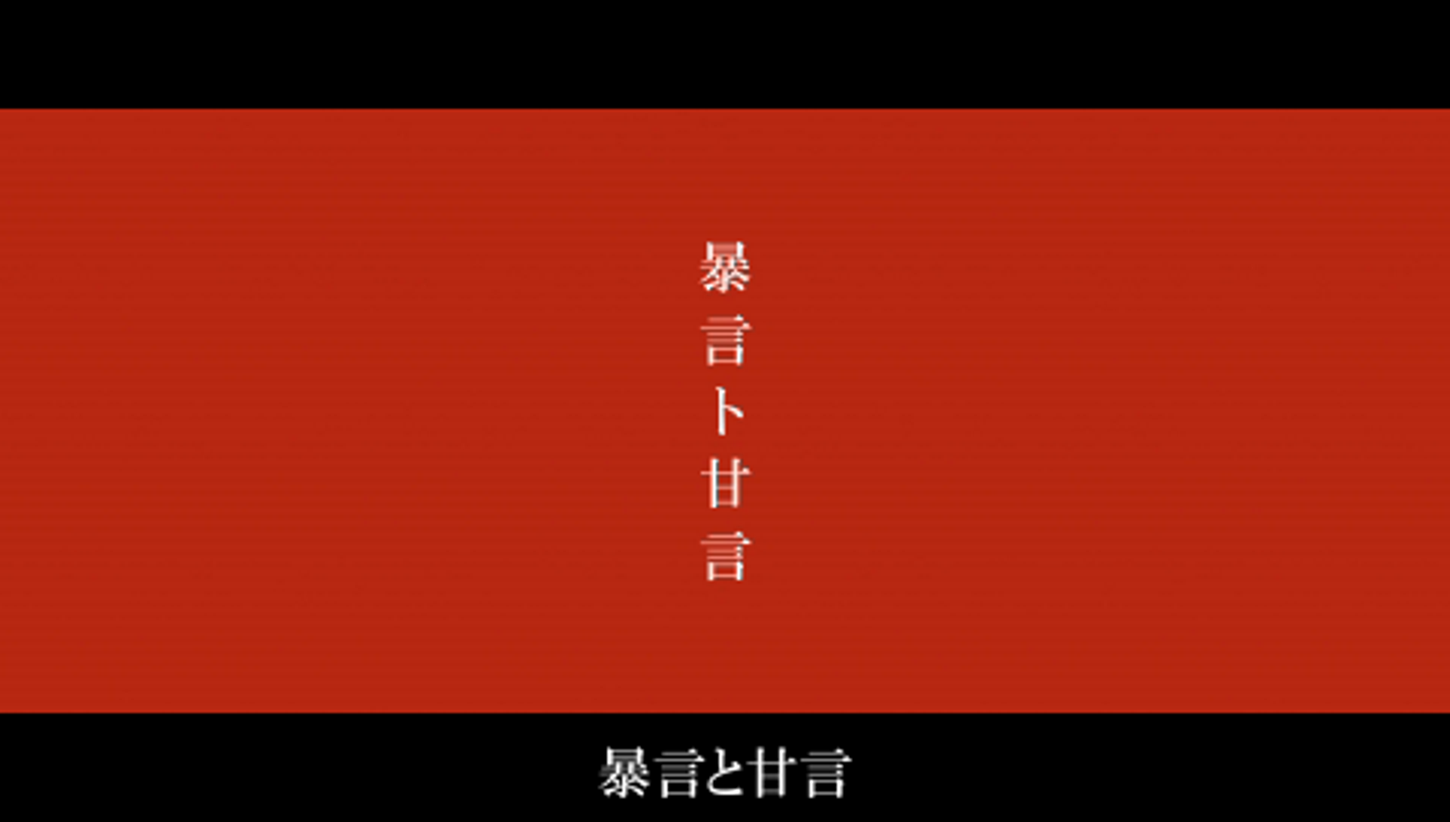
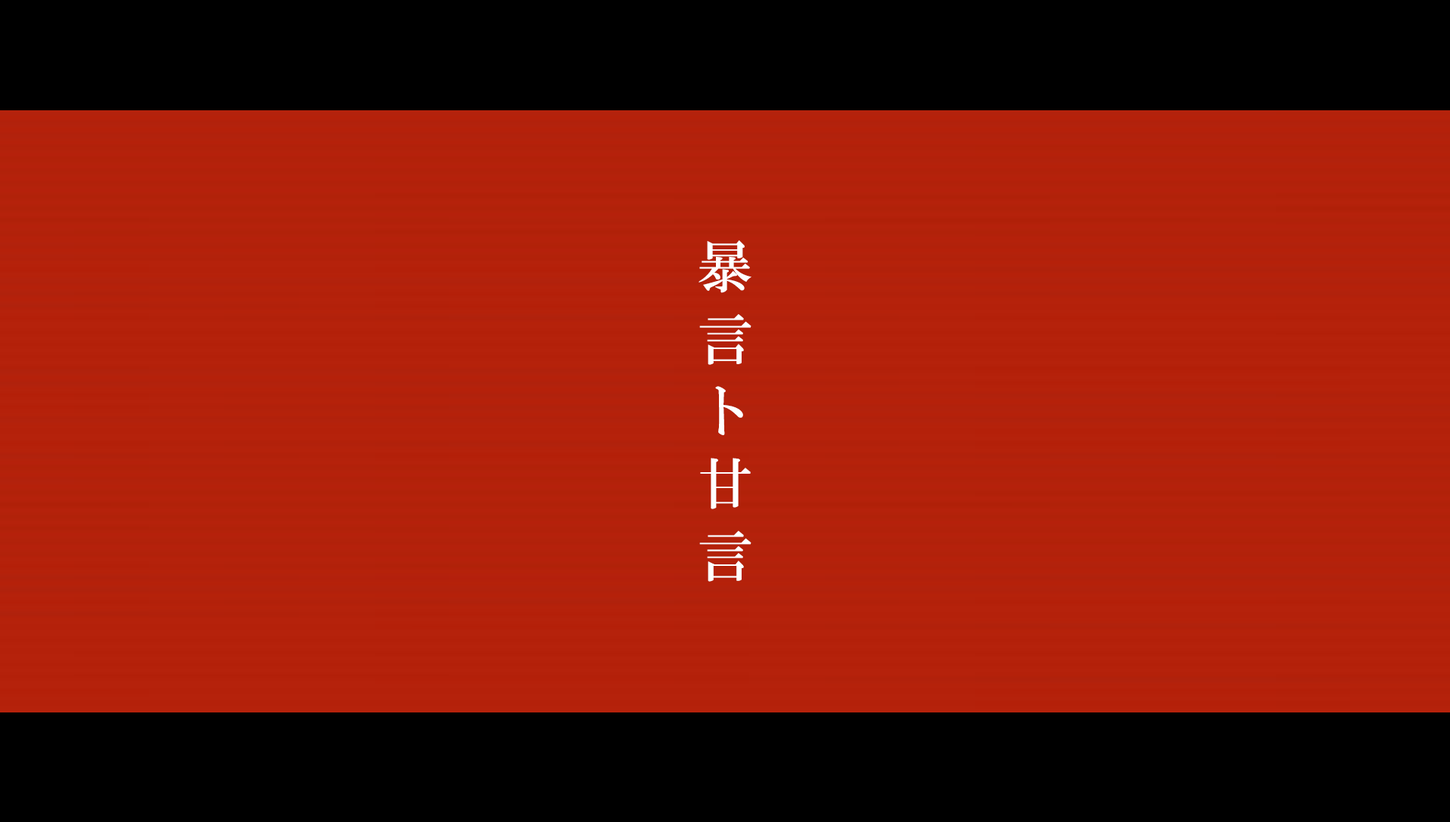
Layer changes from the first 1450 × 822 image to the second:
added layer "暴言ト甘言" above "Layer 2" over bbox(698, 240, 752, 582)
showed "Layer 2" over bbox(0, 107, 1450, 799)
